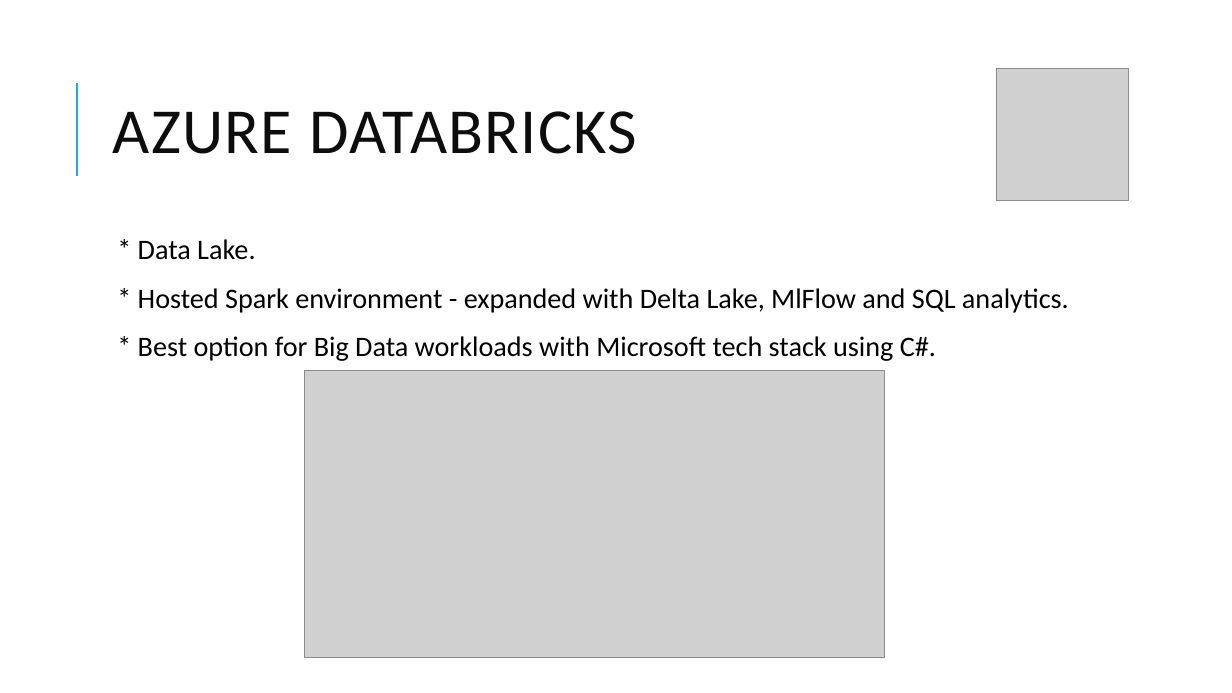
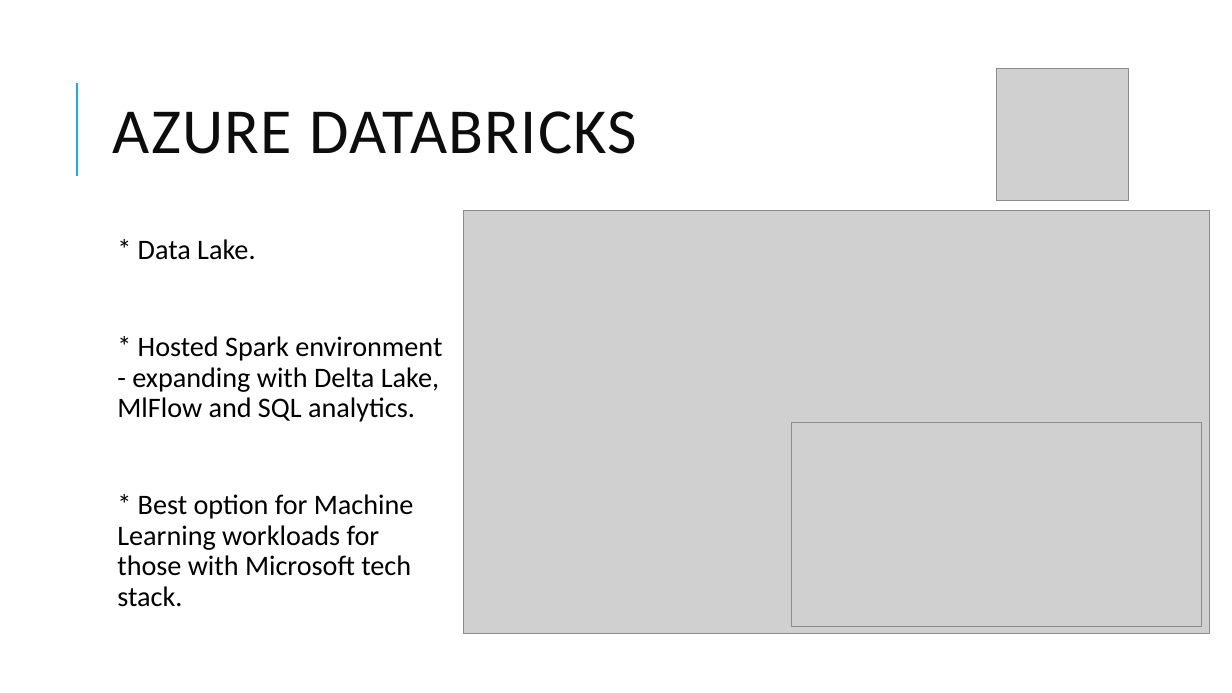
Before and after one commit to dinesarun/common, a slide deck: slide 13 of sessions/GAB 2021/Choosing right Data Service.pptx (slide 15 before the commit). Drawn at 1232x693 pixels with LibreOffice and Linux fonts; fonts in the diff are those of the drawing; grey boxes stand for pictures. Boxes give left, top, right and bottom in pixels: in the first picture for what was removed or moved away, otherwise in the second. Text is boxed around its words. In the diff, an @@ line names an element or a change of style, - is before the commit and + after.

```diff
--- a/sessions/GAB 2021/Choosing right Data Service.pptx
+++ b/sessions/GAB 2021/Choosing right Data Service.pptx
@@ picture added at (x1=463, y1=211, x2=1210, y2=634) @@
@@ text at (x1=117, y1=336, x2=442, y2=607): text changed @@
-  * Hosted Spark environment - expanded with Delta Lake, MlFlow and SQL analytics.
-  * Best option for Big Data workloads with Microsoft tech stack using C#.
+  * Hosted Spark environment - expanding with Delta Lake, MlFlow and SQL analytics.
+  * Best option for Machine Learning workloads for those with Microsoft tech stack.
@@ picture resized from (x1=305, y1=370, x2=884, y2=658) to (x1=791, y1=422, x2=1202, y2=627) @@
```
Also in this commit, not shown: 12 other slides changed, 5 slides added, 2 slides removed.
